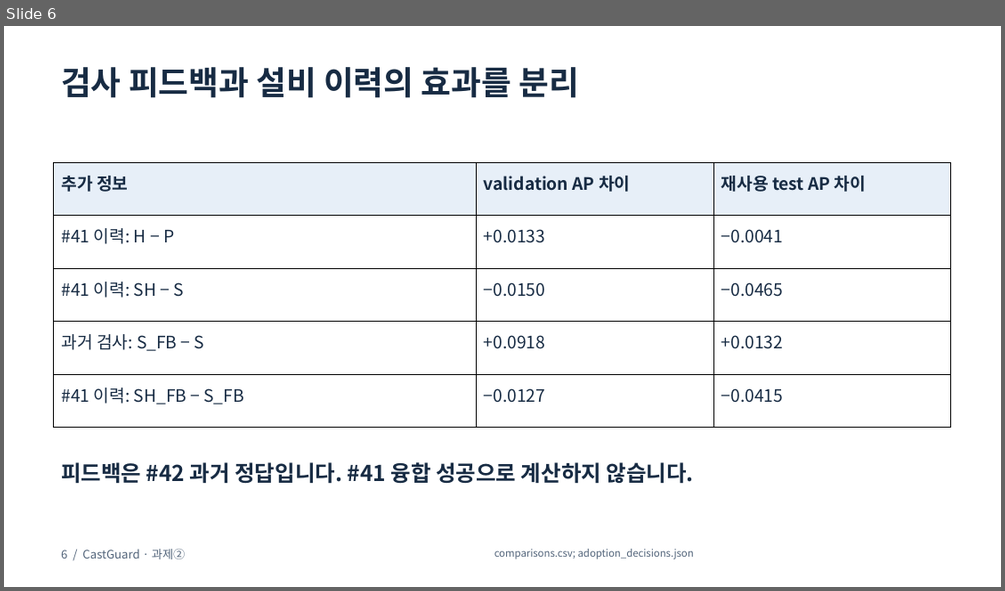
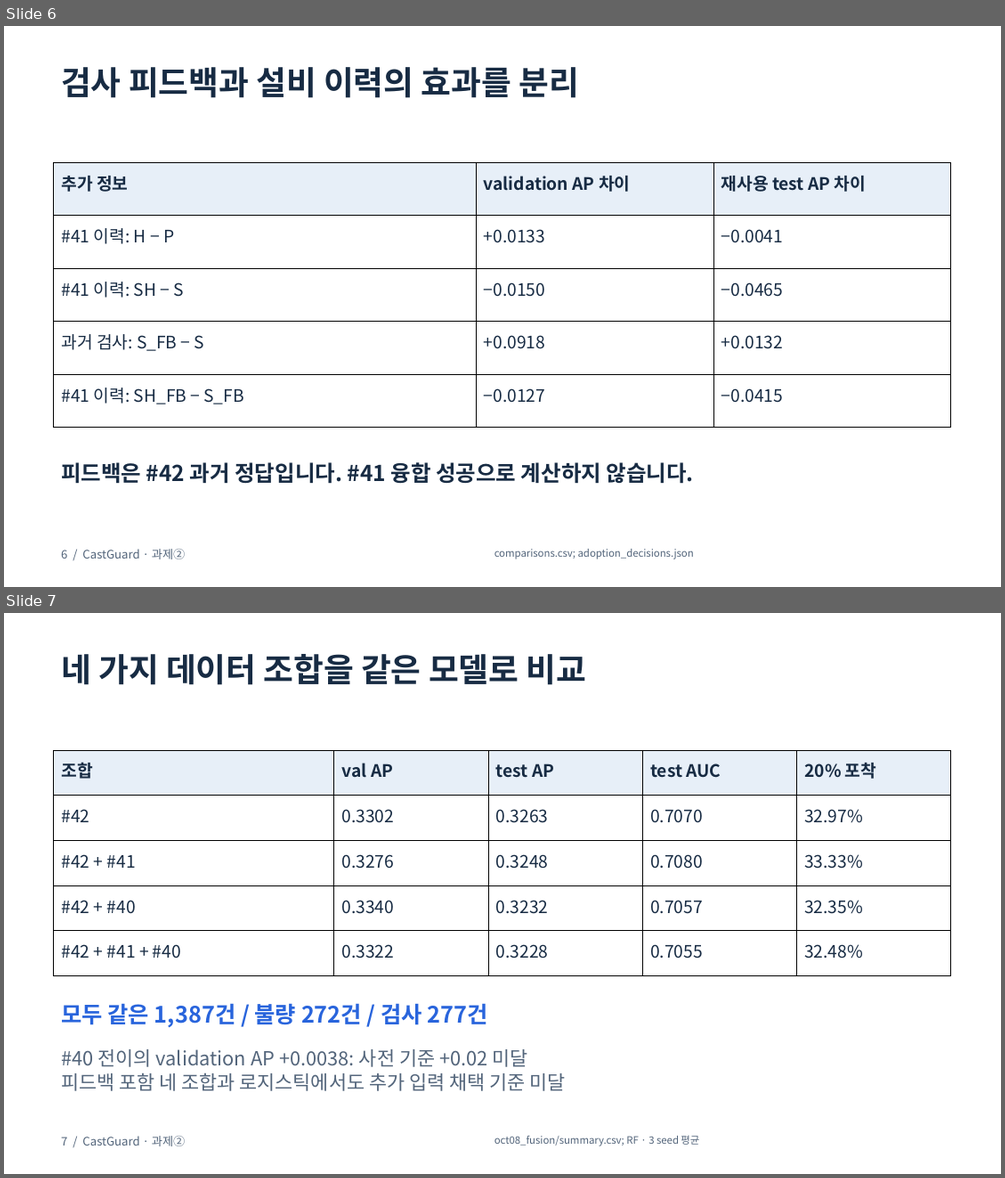
Before and after one commit to CastGuard/castguard, a slide deck: submission/CastGuard_presentation.pptx. Shown one above the other, each under a label of ours: slide 6 before the commit, slides 6 and 7 after it. The pictures are 1005x591 and 1005x1178 pixels, drawn with LibreOffice and Linux fonts; fonts in the diff are those of the drawing. Boxes give left, top, right and bottom in pixels: in the first picture for what was removed or moved away, otherwise in the second. Text is boxed around its words. In the diff, an @@ line names an element or a change of style, - is before the commit and + after.

```diff
--- a/submission/CastGuard_presentation.pptx
+++ b/submission/CastGuard_presentation.pptx
@@ slide 7 added at (4,613,1001,1174), background #FFFFFF @@
@@ text added at (61,654,587,685), 31.5 pt, text #172B43, bold @@
+네 가지 데이터 조합을 같은 모델로 비교
@@ table added at (54,750,951,976), 5 rows, 5 columns @@
+조합 | val AP | test AP | test AUC | 20% 포착
+#42 | 0.3302 | 0.3263 | 0.7070 | 32.97%
+#42 + #41 | 0.3276 | 0.3248 | 0.7080 | 33.33%
+#42 + #40 | 0.3340 | 0.3232 | 0.7057 | 32.35%
+#42 + #41 + #40 | 0.3322 | 0.3228 | 0.7055 | 32.48%
@@ text added at (61,1003,488,1028), 21.8 pt, text #2864DC, bold @@
+모두 같은 1,387건 / 불량 272건 / 검사 277건
@@ text added at (61,1049,565,1091), 18.8 pt, text #53657B @@
+#40 전이의 validation AP +0.0038: 사전 기준 +0.02 미달
+피드백 포함 네 조합과 로지스틱에서도 추가 입력 채택 기준 미달
@@ text added at (61,1135,185,1146), 11.2 pt, text #53657B @@
+7 / CastGuard · 과제②
@@ text added at (494,1135,699,1146), 9.8 pt, text #53657B @@
+oct08_fusion/summary.csv; RF · 3 seed 평균
```
Also in this commit, not shown: 12 slides changed, 4 other slides added, 1 slide removed, 49 other files.
